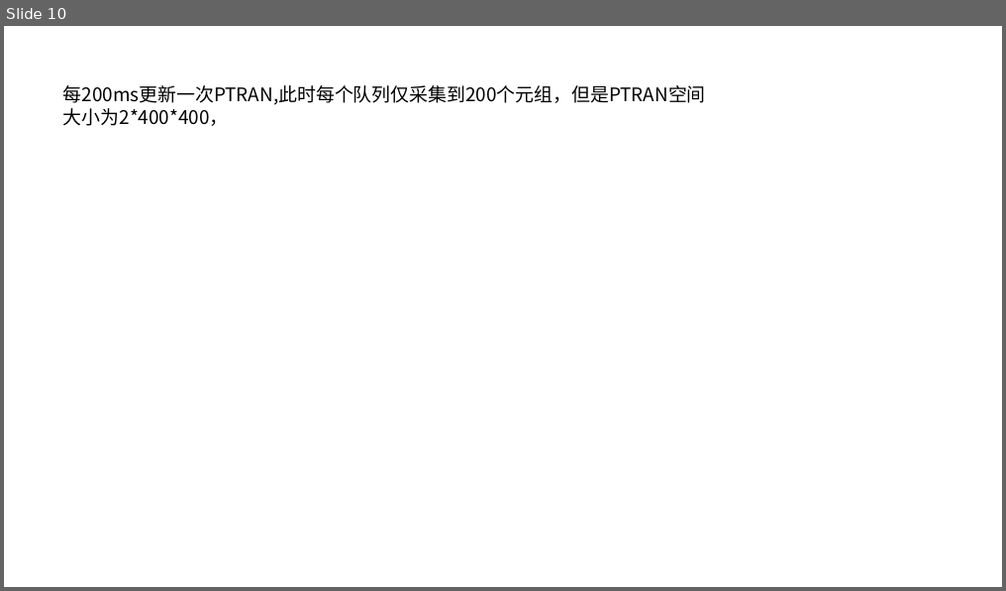
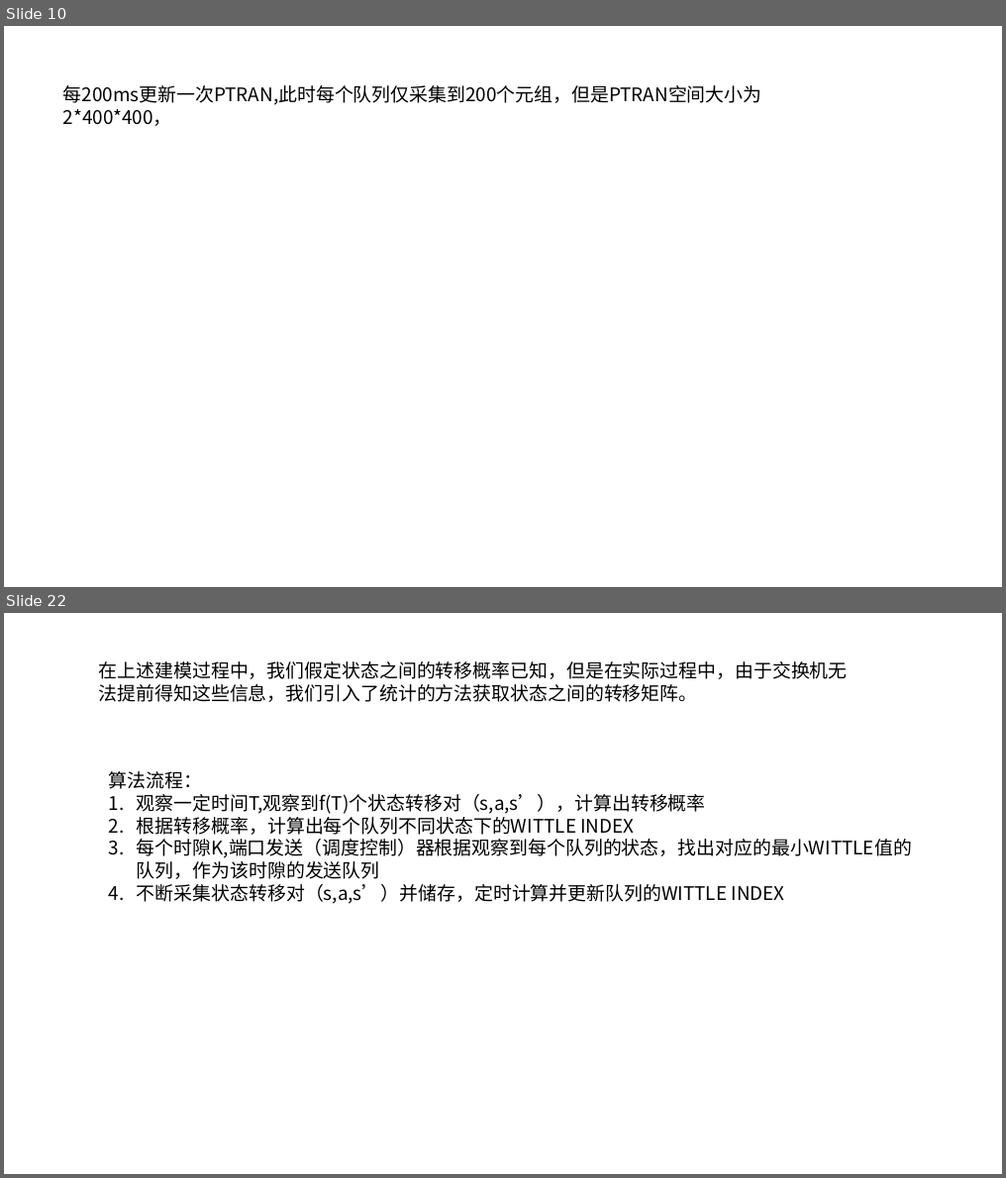
Before and after one commit to JinPeng-Zhang/RMAB, a slide deck: PPT/ECN-WI - 副本.pptx. Shown one above the other, each under a label of ours: slide 10 before the commit, slides 10 and 22 after it; the slides between them are not shown. The pictures are 1006x591 and 1006x1178 pixels, drawn with LibreOffice and Linux fonts; fonts in the diff are those of the drawing. Boxes give left, top, right and bottom in pixels: in the first picture for what was removed or moved away, otherwise in the second. Text is boxed around its words. In the diff, an @@ line names an element or a change of style, - is before the commit and + after.

```diff
--- a/PPT/ECN-WI - 副本.pptx
+++ b/PPT/ECN-WI - 副本.pptx
@@ slide 22 added at [4, 613, 1002, 1174], background #FFFFFF @@
@@ text added at [99, 662, 847, 702], 18 pt, text #000000 @@
+在上述建模过程中，我们假定状态之间的转移概率已知，但是在实际过程中，由于交换机无法提前得知这些信息，我们引入了统计的方法获取状态之间的转移矩阵。
@@ text added at [109, 771, 912, 904], 18 pt, text #000000 @@
+算法流程：
+1. 观察一定时间T,观察到f(T)个状态转移对（s,a,s’），计算出转移概率
+2. 根据转移概率，计算出每个队列不同状态下的WITTLE INDEX
+3. 每个时隙K,端口发送（调度控制）器根据观察到每个队列的状态，找出对应的最小WITTLE值的队列，作为该时隙的发送队列
+4. 不断采集状态转移对（s,a,s’）并储存，定时计算并更新队列的WITTLE INDEX
@@ slide 10 changed as well @@
@@ text "每200ms更新一次PTRAN,此时每个队列仅采集到200个元组，但是PTRAN空间大小为2*400*400，" rewrapped from [63, 85, 706, 126] to [63, 85, 762, 126] @@
```
Also in this commit, not shown: 1 other slide changed, 16 other slides added, 3 other files.
